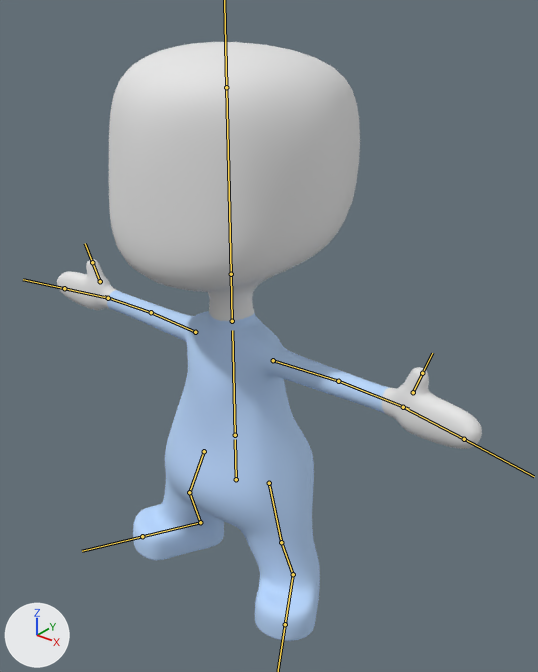
A saved change to the FBX model Assets/Models/person.fbx.
Before and after are seen from a 50 mm lens placed at (1.91, -2.15, 2.64), pointed at (0.2, -0.01, 1.32). Lighting does not change. The marker at lower left points along +X, +Y and +Z. The bones that bend it are drawn over the model as lines.

Objects in the first picture: 'Blu'.
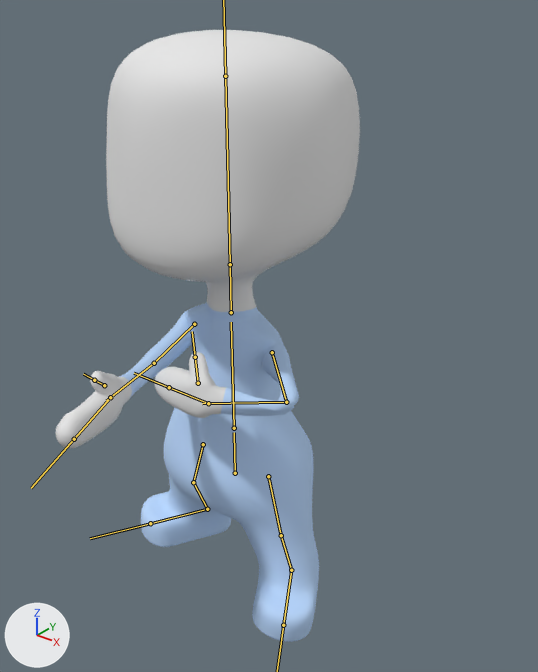
The newer file adds an action. The first version stands in its rest pose; the second is drawn at frame 1 of the action 'IdleHold'.

Location of each change, (x1, y1, x2, y2) in pixels of the pictures (538 x 672 px):
'Blu', posed (28% narrower)
    before: (57, 42, 482, 641)
    after: (56, 30, 360, 642)
bone 'Bone', root to tip
    before: (236, 479) to (235, 439)
    after: (235, 473) to (234, 432)
bone 'Bone.004', root to tip
    before: (273, 360) to (338, 381)
    after: (272, 352) to (286, 402)
bone 'Bone.005', root to tip
    before: (338, 381) to (409, 409)
    after: (286, 402) to (202, 403)
bone 'Bone.006', root to tip
    before: (403, 407) to (464, 439)
    after: (208, 403) to (169, 387)
bone 'Bone.007', root to tip
    before: (413, 392) to (422, 373)
    after: (198, 383) to (195, 357)
bone 'Bone.011', root to tip
    before: (195, 332) to (151, 312)
    after: (194, 324) to (154, 363)
bone 'Bone.012', root to tip
    before: (151, 312) to (104, 296)
    after: (154, 363) to (106, 400)
bone 'Bone.014', root to tip
    before: (100, 281) to (92, 262)
    after: (104, 385) to (94, 380)
bone 'Bone.009', root to tip
    before: (281, 542) to (293, 574)
    after: (281, 535) to (291, 570)
bone 'Bone.010', root to tip
    before: (293, 574) to (285, 624)
    after: (291, 570) to (283, 625)
bone 'Bone.015', root to tip
    before: (204, 451) to (189, 492)
    after: (203, 444) to (193, 482)
bone 'Bone.017', root to tip
    before: (200, 522) to (142, 536)
    after: (207, 509) to (150, 523)

Diff of the bpy script that builds the scene:
```diff
--- a/Assets/Models/person.fbx.py
+++ b/Assets/Models/person.fbx.py
@@ bone_bone @@
 bone_bone = bpy.data.objects['Armature'].pose.bones['Bone']
-bone_bone.location = (0.0, 0.0, 0.0)
+bone_bone.location = (0.0, 0.041, 0.006)
@@ bone_bone_004 @@
 bone_bone_004 = bpy.data.objects['Armature'].pose.bones['Bone.004']  # child of 'Bone.001'
-bone_bone_004.rotation_quaternion = (1.0, 0.0, 0.0, 0.0)  # degrees (0, 0, 0)
+bone_bone_004.rotation_quaternion = (0.7, -0.22, -0.598, 0.324)  # degrees (-75, -44, 84)
@@ bone_bone_005 @@
 bone_bone_005 = bpy.data.objects['Armature'].pose.bones['Bone.005']  # child of 'Bone.004'
-bone_bone_005.rotation_quaternion = (1.0, 0.0, 0.0, 0.0)  # degrees (0, 0, 0)
+bone_bone_005.rotation_quaternion = (-0.368, 0.381, -0.545, 0.65)  # degrees (-83, -5, -116)
@@ bone_bone_006 @@
 bone_bone_006 = bpy.data.objects['Armature'].pose.bones['Bone.006']  # child of 'Bone.005'
-bone_bone_006.rotation_quaternion = (1.0, 0.0, 0.0, 0.0)  # degrees (0, 0, 0)
+bone_bone_006.rotation_quaternion = (0.935, 0.08, 0.044, -0.344)  # degrees (7, 8, -40)
@@ bone_bone_007 @@
 bone_bone_007 = bpy.data.objects['Armature'].pose.bones['Bone.007']  # child of 'Bone.005'
-bone_bone_007.rotation_quaternion = (1.0, 0.0, 0.0, 0.0)  # degrees (0, 0, 0)
+bone_bone_007.rotation_quaternion = (0.958, 0.064, -0.248, -0.126)  # degrees (12, -27, -18)
@@ bone_bone_011 @@
 bone_bone_011 = bpy.data.objects['Armature'].pose.bones['Bone.011']  # child of 'Bone.001'
-bone_bone_011.rotation_quaternion = (1.0, 0.0, 0.0, 0.0)  # degrees (0, 0, 0)
+bone_bone_011.rotation_quaternion = (0.511, 0.687, 0.339, 0.389)  # degrees (100, -11, 62)
@@ bone_bone_012 @@
 bone_bone_012 = bpy.data.objects['Armature'].pose.bones['Bone.012']  # child of 'Bone.011'
-bone_bone_012.rotation_quaternion = (1.0, 0.0, 0.0, 0.0)  # degrees (0, 0, 0)
+bone_bone_012.rotation_quaternion = (0.745, 0.013, -0.667, 0.01)  # degrees (4, -84, -2)
@@ bone_bone_014 @@
 bone_bone_014 = bpy.data.objects['Armature'].pose.bones['Bone.014']  # child of 'Bone.012'
-bone_bone_014.rotation_quaternion = (1.0, 0.0, 0.0, 0.0)  # degrees (0, 0, 0)
+bone_bone_014.rotation_quaternion = (0.95, 0.221, 0.212, -0.057)  # degrees (26, 25, -1)
@@ bone_bone_009 @@
 bone_bone_009 = bpy.data.objects['Armature'].pose.bones['Bone.009']  # child of 'Bone.008'
-bone_bone_009.rotation_quaternion = (1.0, 0.0, 0.0, 0.0)  # degrees (0, 0, 0)
+bone_bone_009.rotation_quaternion = (1.0, 0.025, -0.001, -0.001)  # degrees (3, 0, 0)
@@ bone_bone_010 @@
 bone_bone_010 = bpy.data.objects['Armature'].pose.bones['Bone.010']  # child of 'Bone.009'
-bone_bone_010.rotation_quaternion = (1.0, 0.0, 0.0, 0.0)  # degrees (0, 0, 0)
+bone_bone_010.rotation_quaternion = (0.996, -0.071, -0.058, 0.008)  # degrees (-8, -7, 1)
@@ bone_bone_015 @@
 bone_bone_015 = bpy.data.objects['Armature'].pose.bones['Bone.015']  # child of 'Bone'
-bone_bone_015.rotation_quaternion = (1.0, 0.0, 0.0, 0.0)  # degrees (0, 0, 0)
+bone_bone_015.rotation_quaternion = (0.997, -0.067, -0.023, -0.002)  # degrees (-8, -3, 0)
@@ bone_bone_017 @@
 bone_bone_017 = bpy.data.objects['Armature'].pose.bones['Bone.017']  # child of 'Bone.016'
-bone_bone_017.rotation_quaternion = (1.0, 0.0, 0.0, 0.0)  # degrees (0, 0, 0)
+bone_bone_017.rotation_quaternion = (0.999, 0.038, 0.022, 0.0)  # degrees (4, 3, 0)
```
